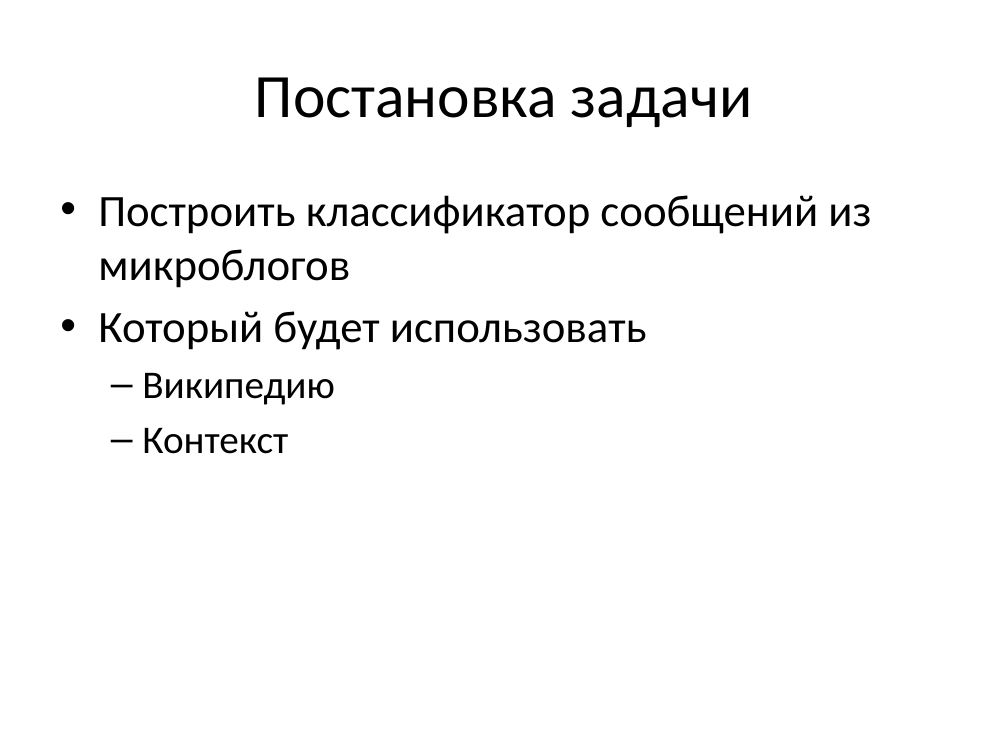
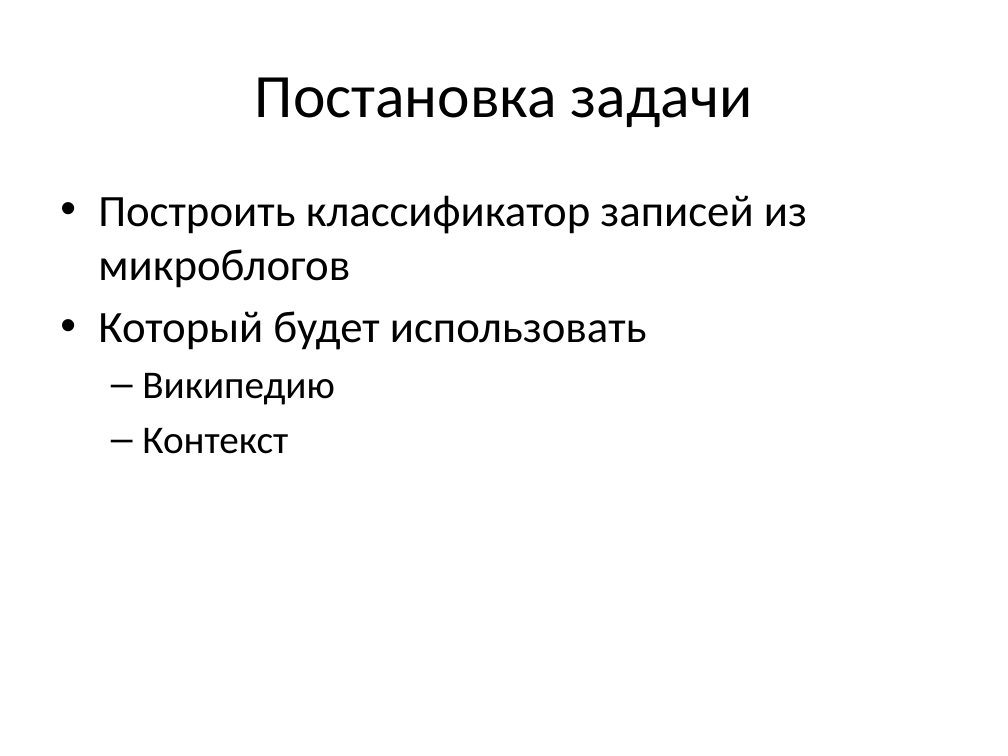
Before and after one commit to ttim/Diploma, a slide deck: slide 3 of docs/diploma.pptx. Drawn at 1008x756 pixels with LibreOffice and Linux fonts; fonts in the diff are those of the drawing. Boxes give left, top, right and bottom in pixels: in the first picture for what was removed or moved away, otherwise in the second. Text is boxed around its words. In the diff, an @@ line names an element or a change of style, - is before the commit and + after.

Commit message:
presentation is updated and text is added

```diff
--- a/docs/diploma.pptx
+++ b/docs/diploma.pptx
@@ text at bbox=[98, 195, 807, 288]: text changed @@
-• Построить классификатор сообщений из микроблогов
+• Построить классификатор записей из микроблогов
```
Also in this commit, not shown: 6 other slides changed, 30 other files.
